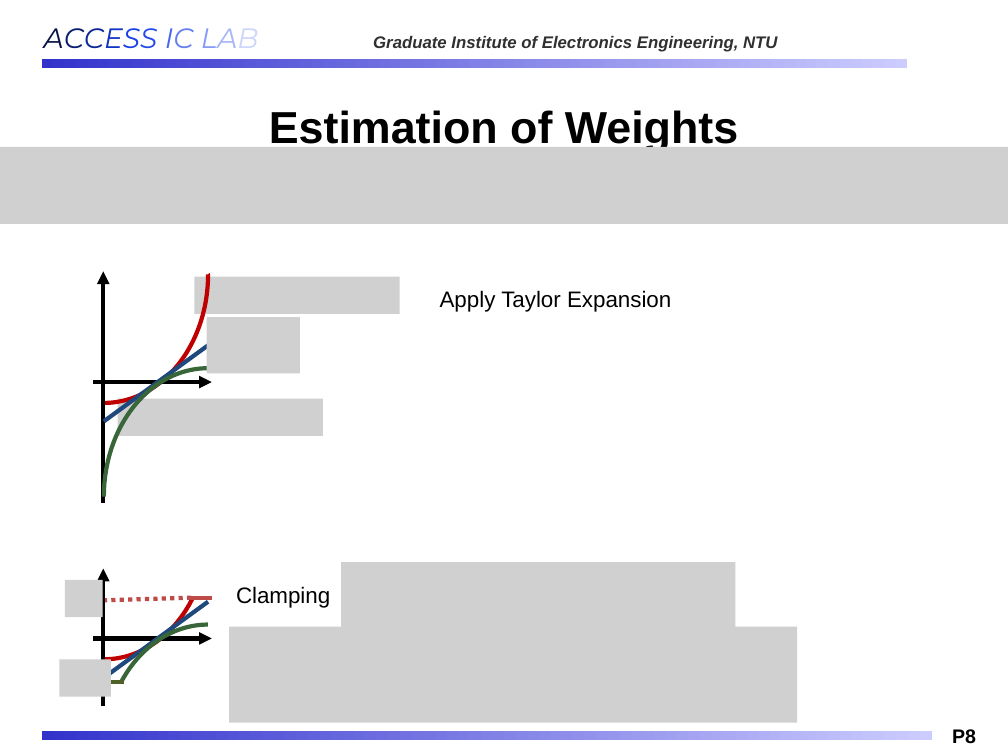
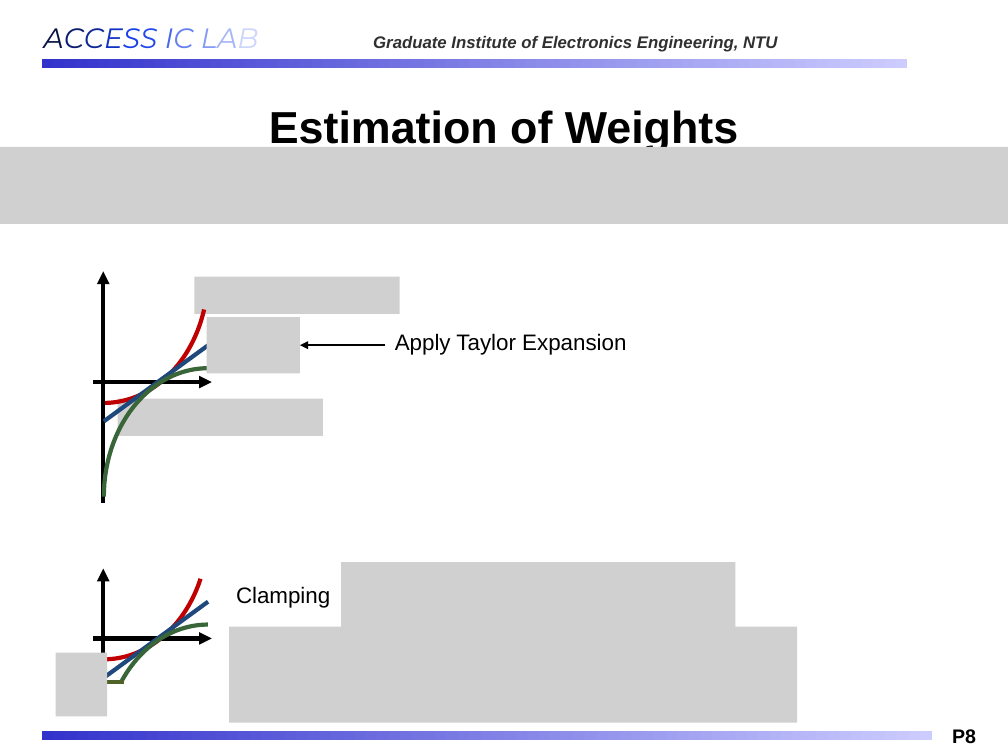
Before and after one commit to Oniontow/AndyWu_Project, a slide deck: slide 8 of ppt_mxic/MXIC_20260223.pptx. Drawn at 1008x756 pixels with LibreOffice and Linux fonts; fonts in the diff are those of the drawing; grey boxes stand for pictures; background and template pictures are left out. Boxes give left, top, right and bottom in pixels: in the first picture for what was removed or moved away, otherwise in the second. Text is boxed around its words. In the diff, an @@ line names an element or a change of style, - is before the commit and + after.

Commit message:
0216

```diff
--- a/ppt_mxic/MXIC_20260223.pptx
+++ b/ppt_mxic/MXIC_20260223.pptx
@@ arc (boxed as its full ellipse) at (0, 146, 208, 403): proportions changed @@
@@ text "Apply Taylor Expansion": place and size @@
-text "Apply Taylor Expansion" at (440, 290, 671, 312)
+text "Apply Taylor Expansion" at (395, 333, 626, 355)
@@ arrow added from (385, 345) to (300, 345), #000000 1.5 pt @@
@@ arc (boxed as its full ellipse) at (0, 402, 208, 659): proportions changed @@
@@ picture removed at (65, 580, 102, 617) @@
@@ line removed from (192, 598) to (105, 600) @@
@@ line removed from (212, 598) to (192, 598) @@
@@ picture: place and size @@
-picture at (59, 659, 111, 697)
+picture at (55, 652, 107, 716)
```
Also in this commit, not shown: 2 other slides changed, 3 slides added.
